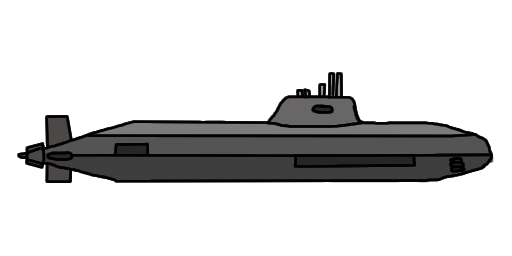
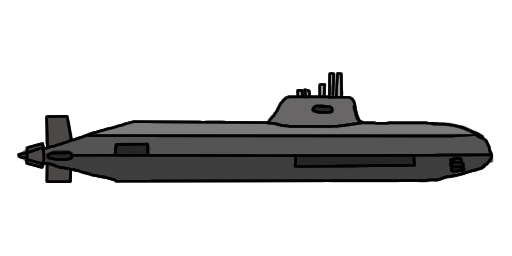
Comparing the layer stacks of the two 512 x 256 images. Changes:
painted on "Layer 2 copy" over bbox(430, 121, 485, 138)
painted on "Layer 2" over bbox(19, 79, 494, 182)
